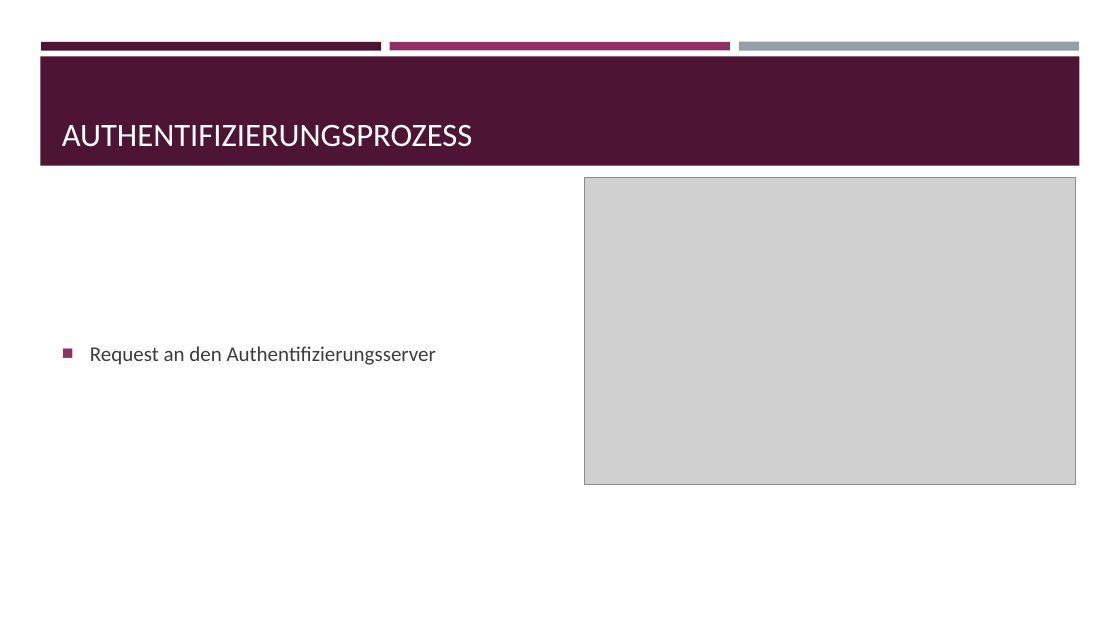
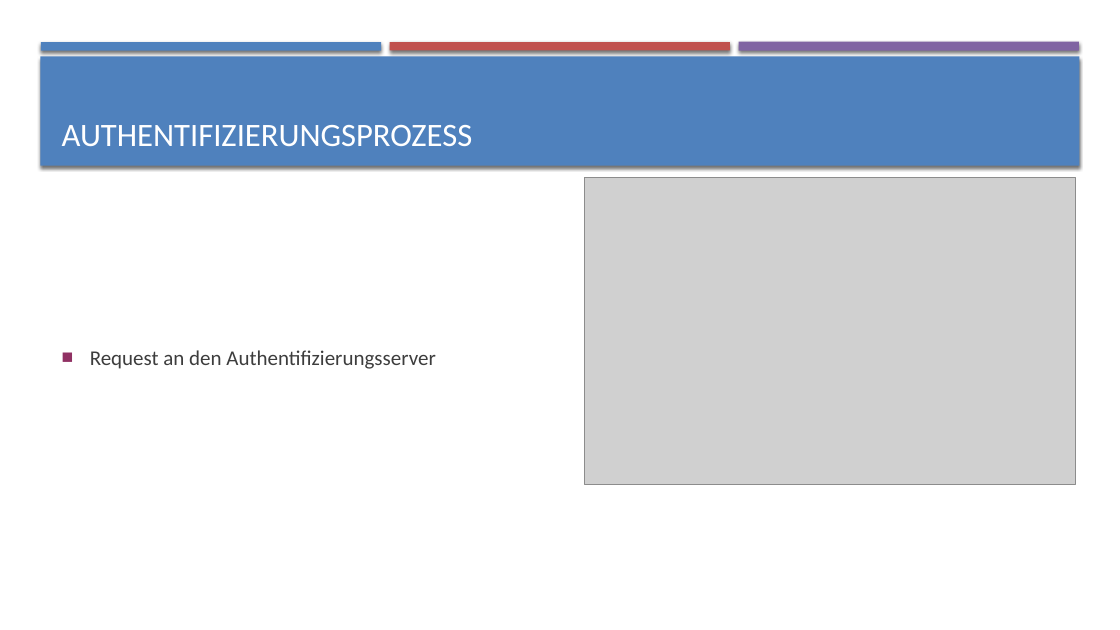
Before and after one commit to abcshmedu/pbl-gruppe-42, a slide deck: slide 4 of VortragSA.pptx. Drawn at 1120x630 pixels with LibreOffice and Linux fonts; fonts in the diff are those of the drawing; grey boxes stand for pictures. Boxes give left, top, right and bottom in pixels: in the first picture for what was removed or moved away, otherwise in the second. Text is boxed around its words. In the diff, an @@ line names an element or a change of style, - is before the commit and + after.

```diff
--- a/VortragSA.pptx
+++ b/VortragSA.pptx
@@ rectangle at <box>40,56,1080,166</box>: fill #4D1434 to #4F81BD; shadow on @@
@@ rectangle at <box>41,42,381,50</box>: fill #4D1434 to #4F81BD; shadow on @@
@@ rectangle at <box>390,42,730,50</box>: fill #903163 to #C0504D; shadow on @@
@@ rectangle at <box>739,42,1079,51</box>: fill #969FA7 to #8064A2; shadow on @@
@@ text "Request an den Authentifizierungsserver" at <box>90,350,435,369</box>: less space between paragraphs @@
```
Also in this commit, not shown: 3 other slides changed, 1 slide added.
